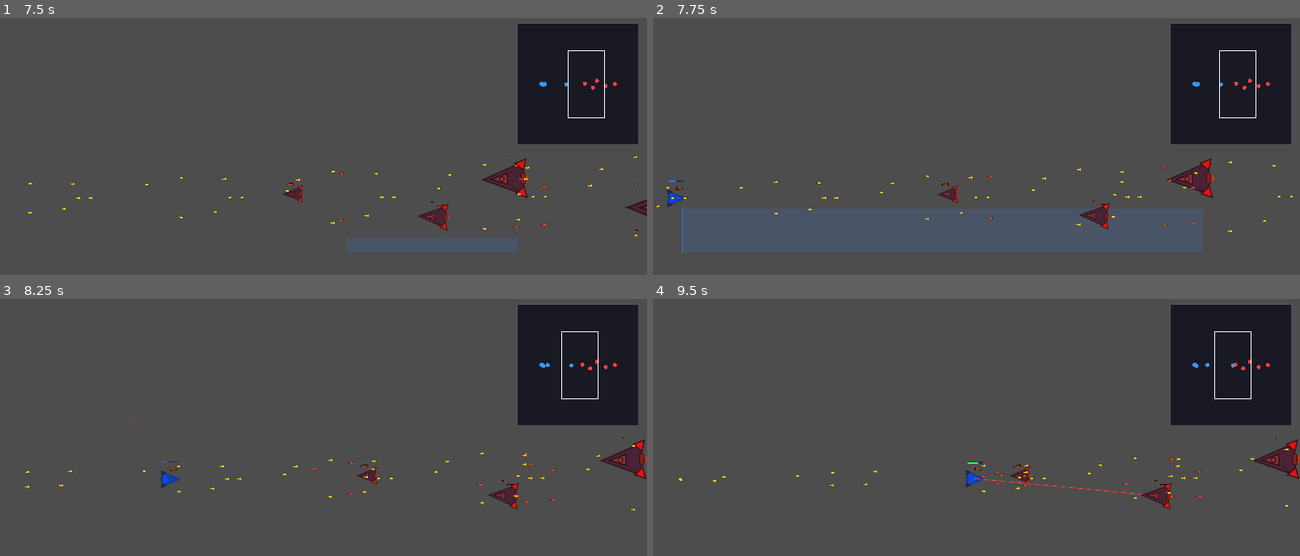
Above: before the commit, frames 1-4 (two rows, left to right).
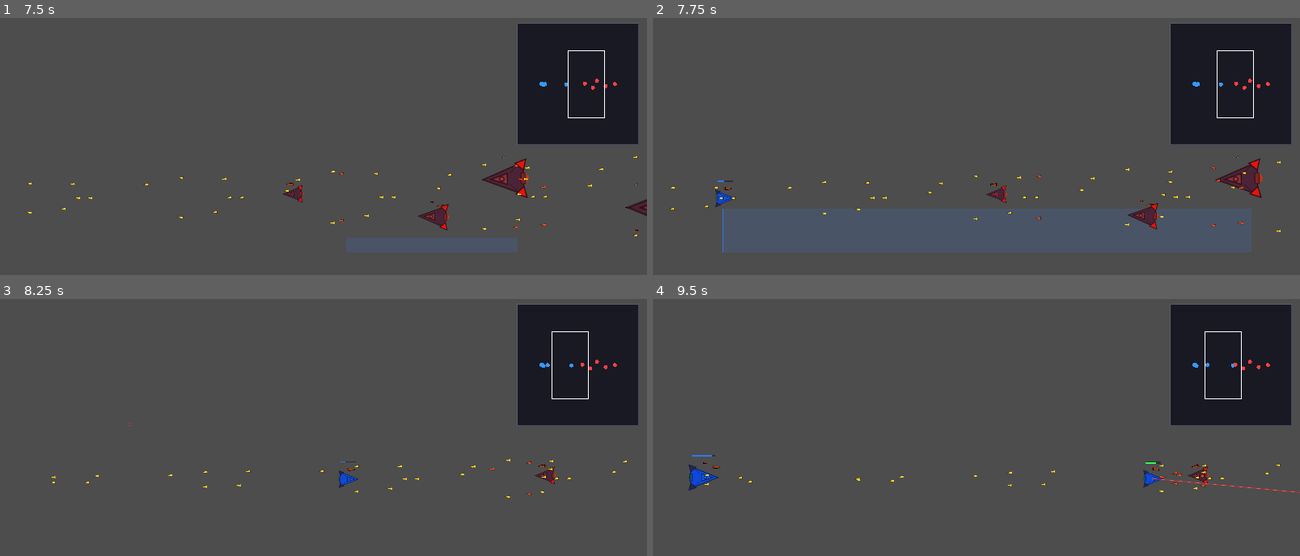
Above: after the commit, the same moments.

Repository: ZhanXuzhao/SpaceRTS
Game: Godot game, scene res://scenes/main.tscn
The game is run twice, just before and just after one commit, with the same random seed, the same clock (stepped at 60 frames per second) and the same inputs.
Inputs (mouse positions are in pixels of both pictures, inside the frame that each line leads up to):
- Up to frame 1 (7.5 s): tap Enter at 0.5, 3.5, 5 s; move the mouse to (291, 269) at 0.52 s; hold W 0.53-1.25 s; tap R at 0.6 s; click (291, 269) at 0.67 s; tap Space at 1.25, 4.25 s; drag from (517, 251) to (291, 269) at 1.27 s; move the mouse to (129, 143) at 2.02 s; hold A 2.03-2.75 s; tap H at 2.1 s; drag from (355, 197) to (129, 143) at 2.77 s; move the mouse to (226, 105) at 3.52 s; hold A 3.53-4.25 s; tap Z at 3.6 s; drag from (465, 179) to (226, 105) at 4.27 s; move the mouse to (194, 215) at 5.02 s; hold W 5.03-5.75 s; tap C at 5.1 s; click (194, 215) at 5.17 s; drag from (388, 118) to (414, 197) at 5.77 s; move the mouse to (291, 269) at 6.52 s; hold W 6.53-7.25 s; tap 0 at 6.6 s; drag from (517, 251) to (0, 208) at 7.27 s
- Up to frame 2 (7.75 s): no input
- Up to frame 3 (8.25 s): move the mouse to (129, 424) at 8.02 s; hold A from 8.03 s (still down); hold Shift from 8.03 s (still down)
- Up to frame 4 (9.5 s): release A at 8.75 s; release Shift at 8.75 s; drag from (1008, 478) to (1157, 496) at 8.77 s

Frame 1 is identical in both runs. In frame 2, 4.9% of the frame differs, in the area x 0-99%, y 12-92%; in frame 3, 1.7%; in frame 4, 2.2%.

Commit message:
refactor: scroll_speed 移入 game_config.gd，默认 1000

Diff:
--- a/scripts/game_config.gd
+++ b/scripts/game_config.gd
@@ -52,3 +52,6 @@
 
 # ===== 弹体通用 =====
 const PROJECTILE_LIFETIME := 3.0
+
+# ===== 相机 =====
+const SCROLL_SPEED := 1000.0
--- a/scripts/main.gd
+++ b/scripts/main.gd
@@ -1,4 +1,6 @@
 extends Node2D
+
+const CFG = preload("res://scripts/game_config.gd")
 
 ## 单位预制场景
 @export var unit_scene: PackedScene
@@ -159,7 +161,7 @@
 	var viewport_size = get_viewport().get_visible_rect().size
 	var mouse_pos = get_viewport().get_mouse_position()
 	var edge_size := 30
-	var scroll_speed: float = 400.0 * delta / _camera.zoom.x
+	var scroll_speed: float = CFG.SCROLL_SPEED * delta / _camera.zoom.x
 
 	if mouse_pos.x < edge_size:
 		_camera.global_position.x -= scroll_speed
